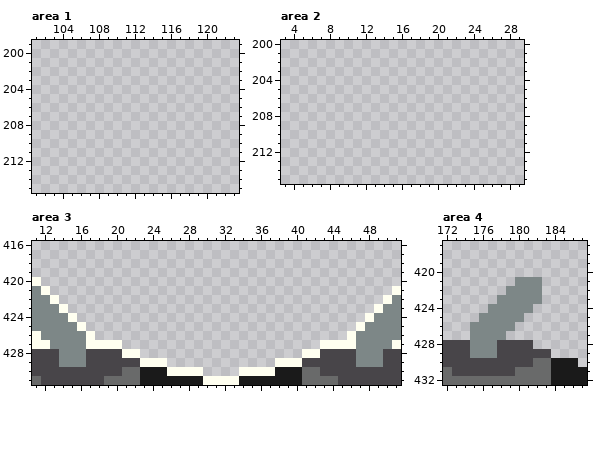
One commit to this pixel-art file: electricoon/Graphics/tiles.aseprite. Above: the version before the commit.
768x768 pixels, 1 frame. Colours within 5 levels of each other are drawn and written as one. Shown: area 1: x 101..123, y 199..215; area 2: x 3..29, y 200..215; area 3: x 11..51, y 416..431; area 4: x 172..187, y 417..432. The commit also changed other parts of the picture, which this record leaves out.
And afterwards:
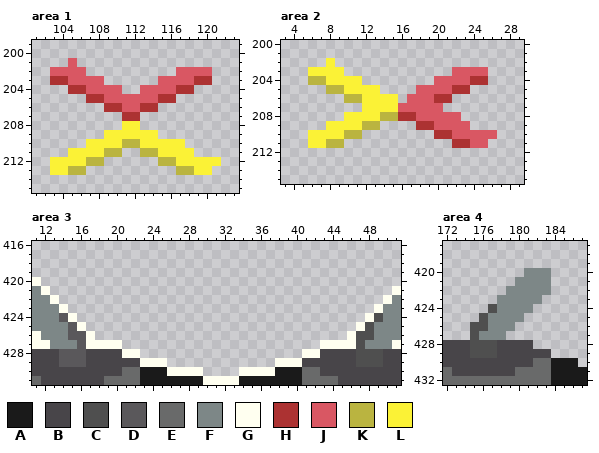
Palette (. is transparent): A #1a1a1a  B #484549  C #4f4f4f  D #5a585b  E #696a6a  F #7d8787  G #fffff0  H #ac3232  J #d95763  K #bab440  L #fbf236
Edits made:
Area 1, layer "Layer 2":
y 201: x 105 . -> J
y 202: x 103..106 .... -> JJJJ; x 117..120 .... -> JJJJ
y 203: x 103..108 ...... -> HHJJJJ; x 115..120 ...... -> JJJJHH
y 204: x 105..110 ...... -> HHJJJJ; x 113..118 ...... -> JJJJHH
y 205: x 107..116 .......... -> HHJJJJJJHH
y 206: x 109..114 ...... -> HHJJHH
y 207: x 111..112 .. -> HH
y 208: x 111..112 .. -> LL
y 209: x 109..114 ...... -> LLLLLL
y 210: x 107..117 ........... -> LLLLKKLLLLL
y 211: x 105..110 ...... -> LLLLKK; x 113..118 ...... -> KKLLLL
y 212: x 103..108 ...... -> LLLLKK; x 115..121 ....... -> KKLLLLL
y 213: x 103..106 .... -> LLKK; x 117..120 .... -> KKLL
Area 2, layer "Layer 2":
y 202: x 8 . -> L
y 203: x 6..9 .... -> LLLL; x 22..25 .... -> JJJJ
y 204: x 6..11 ...... -> KKLLLL; x 20..25 ...... -> JJJJHH
y 205: x 8..13 ...... -> KKLLLL; x 18..23 ...... -> JJJJHH
y 206: x 10..15 ...... -> KKLLLL; x 17..21 ..... -> JJJHH
y 207: x 12..20 ......... -> LLLLJJJJJ
y 208: x 10..22 ............. -> LLLLKKHHJJJJJ
y 209: x 8..13 ...... -> LLLLKK; x 18..23 ...... -> HHJJJJ
y 210: x 6..11 ...... -> LLLLKK; x 20..26 ....... -> HHJJJJJ
y 211: x 6..9 .... -> LLKK; x 22..25 .... -> HHJJ
Area 3, layer "Layer 2":
y 424: x 14 F -> D; x 49 F -> C
y 425: x 15 F -> D; x 48 F -> C
y 426: x 15..16 FF -> DD; x 47..48 FF -> CC
y 427: x 16 F -> D; x 47 F -> C
y 428..429: x 14..16 FFF -> DDD; x 47..49 FFF -> CCC
Area 4, layer "Layer 2":
y 420: x 181..183 ... -> FFF
y 421..422: x 183 . -> F
y 424: x 177 F -> C
y 425: x 176 F -> C
y 426: x 175..176 FF -> CC
y 427: x 175 F -> C
y 428..429: x 175..177 FFF -> CCC
Boxes around the changes in both pictures, in picture pixels (x1, y1, x2, y2):
added: (50, 58, 221, 175)
added: (308, 58, 497, 148)
changed: (59, 313, 86, 367)
changed: (356, 313, 383, 367)
added: (524, 268, 551, 295)
changed: (470, 304, 497, 358)
